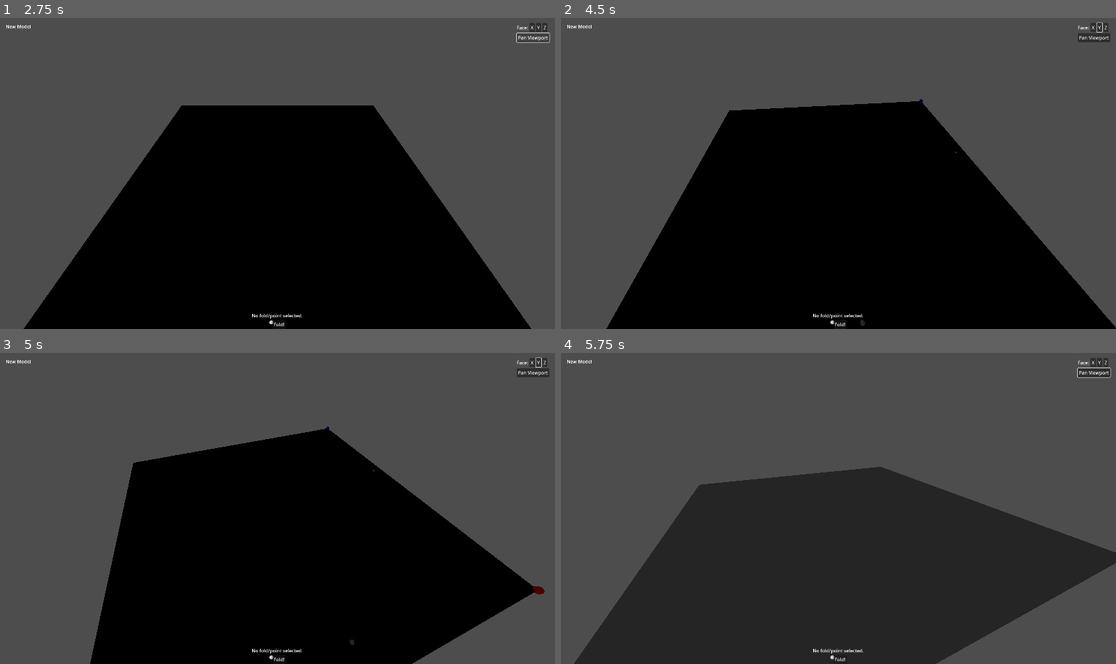
Above: before the commit, frames 1-4 (two rows, left to right).
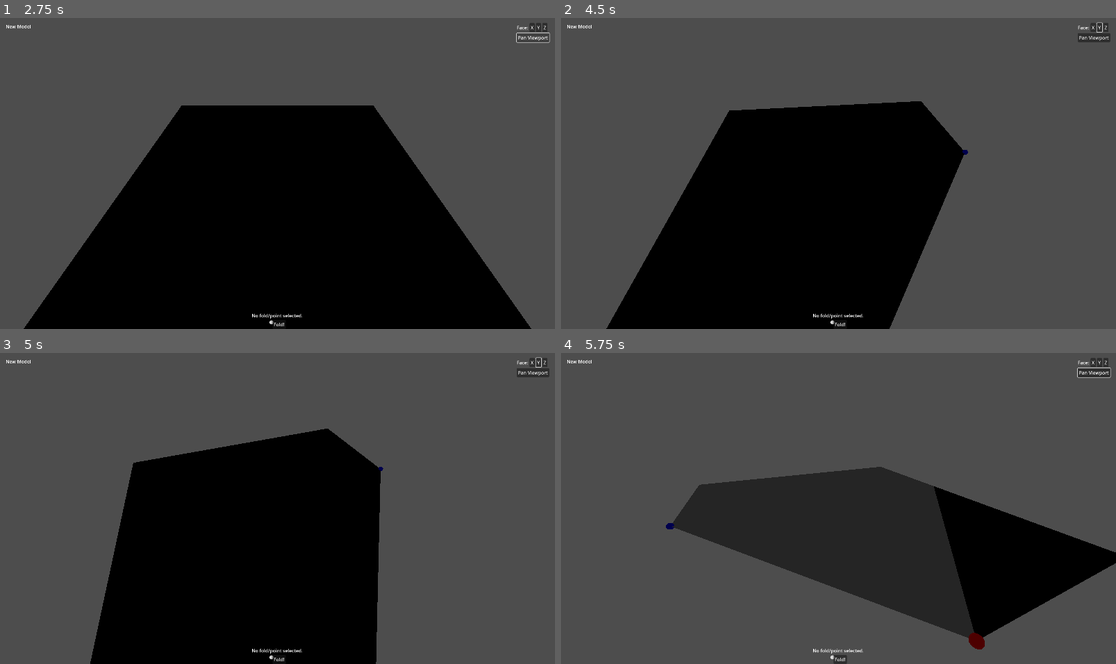
Above: after the commit, the same moments.

Repository: vaaar/OriGaming
Game: Godot game, scene res://origami_view.tscn
The game is run twice, just before and just after one commit, with the same random seed, the same clock (stepped at 60 frames per second) and the same inputs.
Inputs (mouse positions are in pixels of both pictures, inside the frame that each line leads up to):
- Up to frame 1 (2.75 s): click "Y" at 0.5 s; click "Z" at 1.25 s; click "Pan Viewport" at 2 s
- Up to frame 2 (4.5 s): click "Fold!" at 2.75 s; click "X" at 3.5 s; move the mouse to (960, 157) at 4.27 s; hold Right from 4.28 s (still down); click (960, 157) at 4.35 s
- Up to frame 3 (5 s): keep holding Right
- Up to frame 4 (5.75 s): move the mouse to (727, 524) at 5.02 s; release Right at 5.03 s; hold Down from 5.03 s (still down); click (727, 524) at 5.1 s

Frame 1 is identical in both runs. In frame 2, 12% of the frame differs, in the area x 53-100%, y 26-100%; in frame 3, 9.9%; in frame 4, 26%, in the area x 2-100%, y 42-100%.

Commit message:
adding edge cases and fixing my mashed up code (plane splitting)

Diff:
--- a/MeshRepresentation.gd
+++ b/MeshRepresentation.gd
@@ -80,6 +80,8 @@
 
 	else:
 		end_point = closest_pt
+		if (end_point < start_point):
+			start_point += 1
 		get_node(end_circle_path).global_position = points[end_point]
 		get_node(end_circle_path).radius = circle_radius
 		mode = Mode.SELECTING_ANGLE
@@ -125,6 +127,10 @@
 	return get_points_from_fold(start_pt, end_pt, pts, l1 <= l2, false)
 
 func fold(rad = PI):
+	if (start_point > end_point):
+		var temp = end_point
+		end_point = start_point
+		start_point = temp
 	var skip = false
 	for i in range(0, len(planes)):
 		if skip:
@@ -169,7 +175,7 @@
 	print("Current rendered plane indices")
 	print(planes)
 	var new_triangular_planes = transform_fold.fold(points[start_point], points[end_point], rad, final_indices, triangular_planes)
-	get_node(mesh_path).recreate_plane_scene(triangular_planes)
+	get_node(mesh_path).recreate_plane_scene(new_triangular_planes)
 	# todo, update the points in my representation
 	# debug
 
@@ -213,22 +219,7 @@
 		temp_start = i
 		temp_end = i + 1
 		if temp_end >= len(points): temp_end = 0
-		"""
-		# Account for the case that closest point is already included in the list
-		temp_dist = (points[i] - pt).length()
-		if (temp_dist < closest_dist):
-			closest_dist = temp_dist
-			closest_start = i
-			closest_end = -1
-			print(closest_end)
-		if (temp_dist <= snap_existing_point_radius):
-			closest_dist = -10000
-			closest_start = i
-			closest_end -1
-		"""
-
-		#if (closest_dist > 0):
-			# Account for the case that we need to create a new point on a preexisting line
+
 		temp_dist = compute_distance(pt, points[temp_start], points[temp_end])
 		if (temp_dist < closest_dist):
 			closest_dist = temp_dist
@@ -240,51 +231,43 @@
 	print("closest dist " + str(closest_dist))
 	print("closest start " + str(closest_start))
 	print("closest end " + str(closest_end))
-	if (false and closest_end == -1 || closest_dist < 0): # Case where we return pre existing points
-		print("WE SNAP POINT")
-		return closest_start
-	else: # Case where we make new point on a line
-		print("WE INSERT POINT")
-		points.insert(closest_end, compute_closest_point(pt,points[closest_start], points[closest_end]))
-
-		var closest_mid = closest_end
-		closest_end = closest_end + 1
-		if (closest_start > closest_end):
-			closest_start += 1
-
-		# ADJUST PLANE INDICES FOR NEW POINT
-		print("CLOSEST START INSERT " + str(closest_start))
-		print("CLOSEST END INSERT " + str(closest_end))
-		for p in range(0, len(planes)):
-			for i in range(0, len(planes[p])):
-				if (planes[p][i] >= closest_mid):
-					planes[p][i] = planes[p][i] + 1
-
-		# ADD POINT AT ANY INSTANCE OF LINE BETWEEN CLOSEST START AND (CLOSEST END + 1)
-
+	points.insert(closest_end, compute_closest_point(pt, points[closest_start], points[closest_end]))
+
+	var closest_mid = closest_end
+	closest_end = closest_end + 1
+	if (closest_start > closest_end):
+		closest_start += 1
+
+	# ADJUST PLANE INDICES FOR NEW POINT
+	print("CLOSEST START INSERT " + str(closest_start))
+	print("CLOSEST END INSERT " + str(closest_end))
+	for p in range(0, len(planes)):
+		for i in range(0, len(planes[p])):
+			if (planes[p][i] >= closest_mid):
+				planes[p][i] = planes[p][i] + 1
+
+	# ADD POINT AT ANY INSTANCE OF LINE BETWEEN CLOSEST START AND (CLOSEST END + 1)
+
+	print(planes[0])
+	for p in range(0, len(planes)):
+		for i in range(0, len(planes[p])):
+			len(planes[p])
+
+			if (i == len(planes[p]) - 1):
+				print("ccaaaa")
+				print(planes[p][i])
+				print(planes[p][0])
+				if (planes[p][i] == closest_start and planes[p][0] == closest_end):
+					print("ddaaa")
+					planes[p].append(closest_mid)
+				elif (planes[p][i] == closest_end and planes[p][0] == closest_start):
+					planes[p].append(closest_mid)
+			else:
+				if (planes[p][i] == closest_start and planes[p][i + 1] == closest_end):
+					planes[p].insert(i + 1, closest_mid)
+				elif (planes[p][i] == closest_end + 1 and planes[p][i + 1] == closest_start):
+					planes[p].insert(i + 1, closest_mid)
+			if (p == 0):
+				print("i %s | cs %s | cm %s | ce %s | pts %s" % [i, closest_start, closest_mid, closest_end, planes[p]])
 		print(planes[0])
-		for p in range(0, len(planes)):
-			for i in range(0, len(planes[p])):
-				len(planes[p])
-
-				if (i == len(planes[p]) - 1):
-					print("ccaaaa")
-					print(planes[p][i])
-					print(planes[p][0])
-					if (planes[p][i] == closest_start and planes[p][0] == closest_end):
-						print("ddaaa")
-						planes[p].append(closest_mid)
-					elif (planes[p][i] == closest_end and planes[p][0] == closest_start):
-						planes[p].append(closest_mid)
-				else:
-					if (planes[p][i] == closest_start and planes[p][i + 1] == closest_end):
-						planes[p].insert(i + 1, closest_mid)
-					elif (planes[p][i] == closest_end + 1 and planes[p][i + 1] == closest_start):
-						planes[p].insert(i + 1, closest_mid)
-
-				if (p == 0):
-					print("i %s | cs %s | cm %s | ce %s | pts %s" % [i, closest_start, closest_mid, closest_end, planes[p]])
-
-		print(planes[0])
-
-		return closest_end
+	return closest_mid
--- a/camera_3d.gd
+++ b/camera_3d.gd
@@ -118,7 +118,7 @@
 		var fmt_str = "Collision point: %v"
 		print(fmt_str % [collision_point])
 
-		var sphere = CSGSphere3D.new()
-		sphere.radius = 0.1
-		sphere.global_position = collision_point
-		get_parent().add_child(sphere)
+		#var sphere = CSGSphere3D.new()
+		#sphere.radius = 0.1
+		#sphere.global_position = collision_point
+		#get_parent().add_child(sphere)
